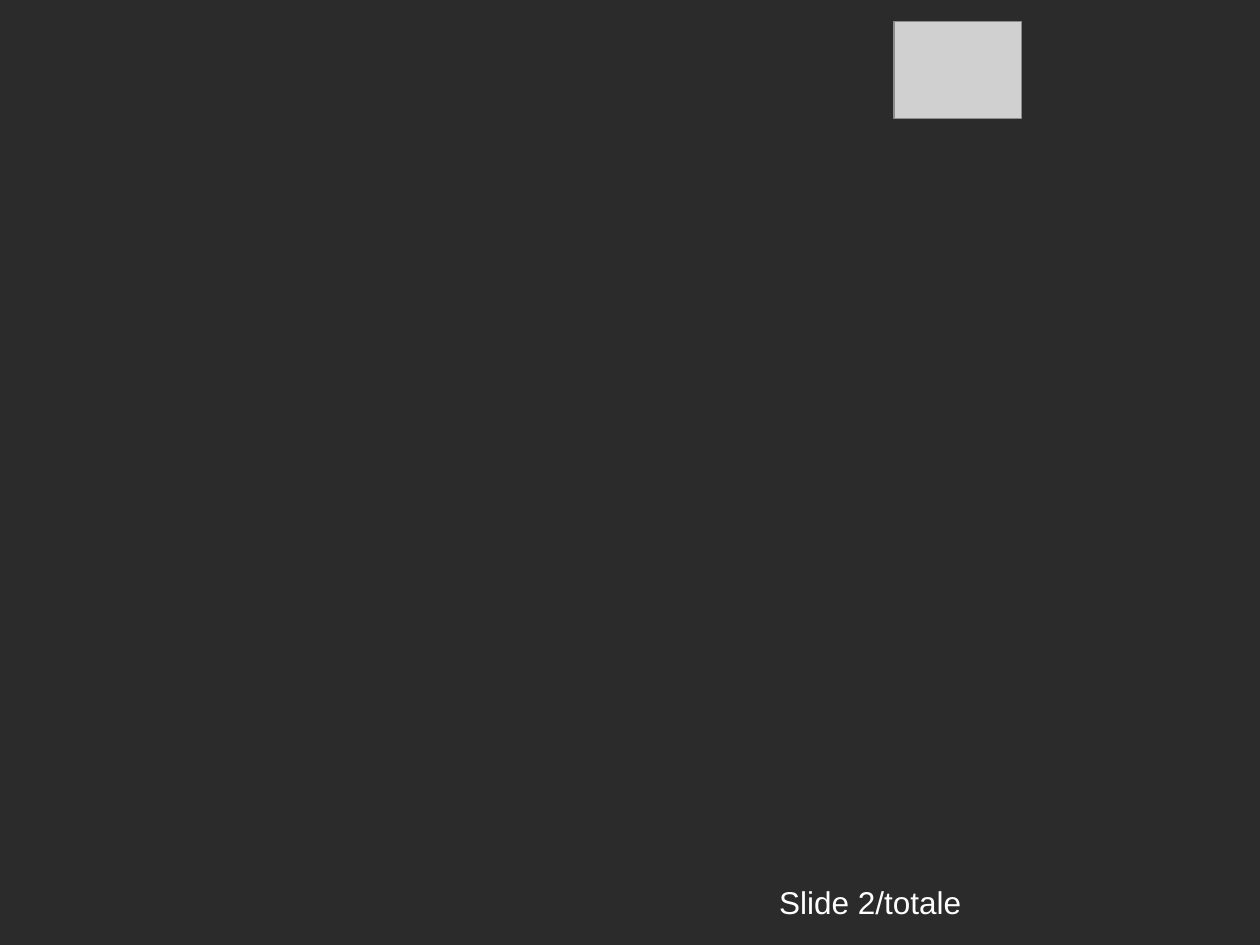
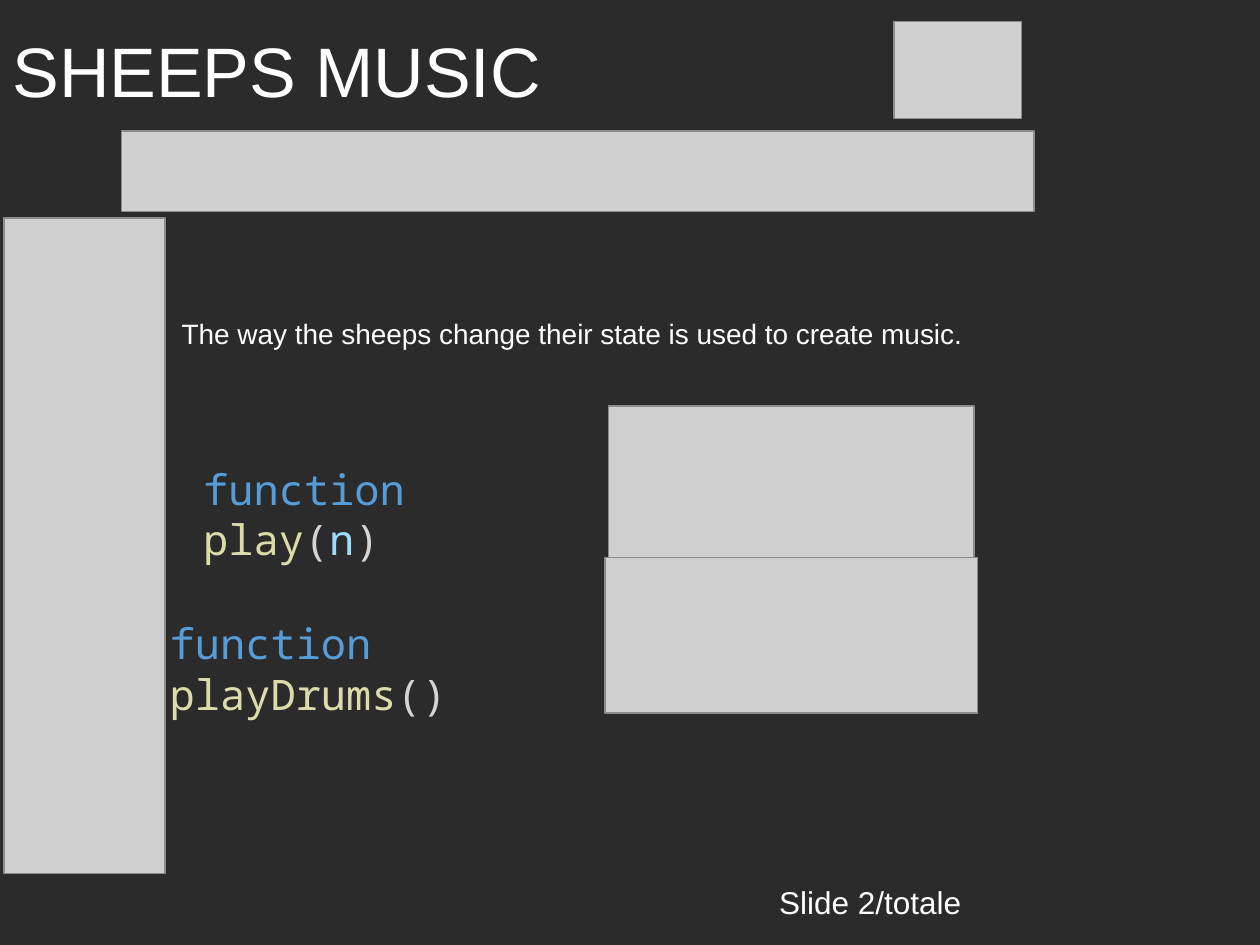
Before and after one commit to LorenzoCurcio/Progetto-ACTAM, a slide deck: slide 5 of Presentazione.pptx (slide 7 before the commit). Drawn at 1260x945 pixels with LibreOffice and Linux fonts; fonts in the diff are those of the drawing; grey boxes stand for pictures; background and template pictures are left out; a plain dark background stands for a picture behind light text. Boxes give left, top, right and bottom in pixels: in the first picture for what was removed or moved away, otherwise in the second. Text is boxed around its words. In the diff, an @@ line names an element or a change of style, - is before the commit and + after.

```diff
--- a/Presentazione.pptx
+++ b/Presentazione.pptx
@@ text added at bbox=[12, 48, 540, 98], 40 pt, text #FFFFFF @@
+SHEEPS MUSIC
@@ picture added at bbox=[122, 131, 1034, 212] @@
@@ picture added at bbox=[4, 218, 165, 873] @@
@@ text added at bbox=[182, 323, 962, 349], 16 pt, text #FFFFFF @@
+The way the sheeps change their state is used to create music.
@@ picture added at bbox=[609, 406, 974, 570] @@
@@ text added at bbox=[203, 473, 405, 566], 24 pt, text #569CD6 @@
+function play(n)
@@ picture added at bbox=[605, 558, 978, 713] @@
@@ text added at bbox=[170, 627, 447, 721], 24 pt, text #DCDCAA @@
+function playDrums()
```
Also in this commit, not shown: 6 other slides changed, 1 other file.
